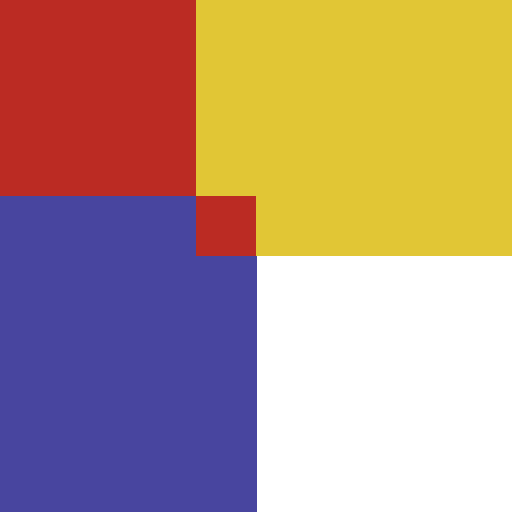
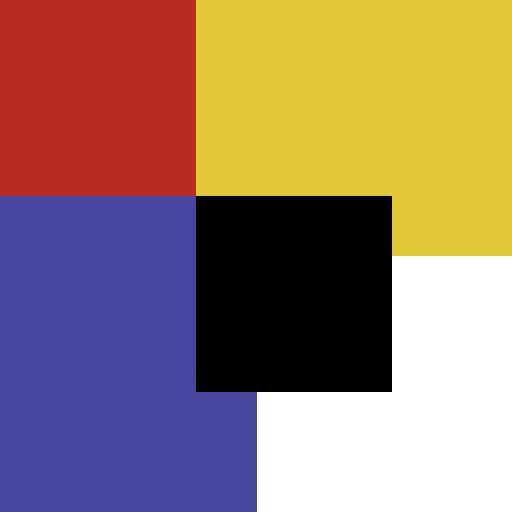
The second w=512, h=512 image is a revision of the first. Changes to its layers:
painted on "Layer" over [196, 196, 392, 392]
